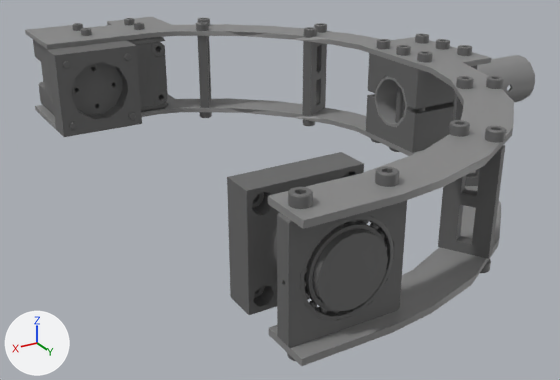
The COLLADA model robots/ninja/urdf/mesh/gimbal_link.dae, before and after one commit.
The view is the same before and after, from a 50 mm camera at (0.259, 0.231, 0.089) aimed at (0.116, -0.009, -0.031). Arrows for +X, +Y and +Z are at lower left; the lights stay in place.

Names of what the first picture shows: 'gimbal_link - 20mm_pipe_clamp_large-11', 'gimbal_link - 20mm_pipe_clamp_large-12', 'gimbal_link - 5inch_duct_connector_passive_shaft-1', 'gimbal_link - 6704_2027-1', 'gimbal_link - CB3-8-1', 'gimbal_link - CB3-8-3', 'gimbal_link - XL-430_new-1 XL-430_new.stp-1 DC11_A01_DUMMY.s', 'gimbal_link - duct_servo_connector-1', 'gimbal_link - dynamixel_holder-1', 'gimbal_link - gimbal_pitch_frame-2', 'gimbal_link - gimbal_pitch_frame-3', 'gimbal_link - gimbal_pitch_frame_spacer_plastic-1', 'gimbal_link - gimbal_pitch_shaft_holder-1', 'gimbal_link - gimbal_roll_shaft_pipe-4'.
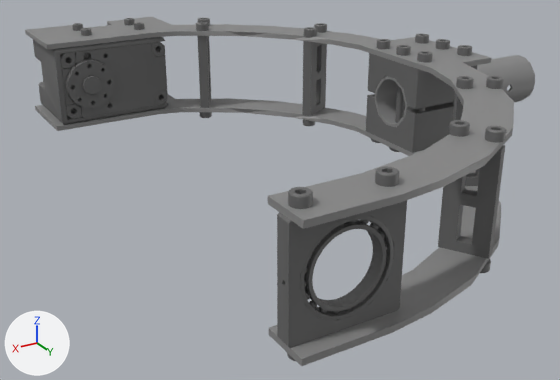
Where the change shows, as pixel boxes (x1, y1, x2, y2) in the pictures (560 x 380 px):
'gimbal_link - 5inch_duct_connector_passive_shaft-1', deleted
    before: (227, 152, 388, 315)
'gimbal_link - duct_servo_connector-1', deleted
    before: (47, 40, 142, 137)
'gimbal_link - CB3-8-3', deleted
    before: (252, 192, 264, 208)
'gimbal_link - CB3-8-1', deleted
    before: (254, 285, 265, 298)
'gimbal_link - XL-430_new-1 XL-430_new.stp-1 DC11_A01_DUMMY.s', unchanged, uncovered by the edit
    before: (41, 43, 167, 108)
    after: (41, 43, 167, 117)
'gimbal_link - dynamixel_holder-1', unchanged, uncovered by the edit
    before: (33, 37, 168, 115)
    after: (33, 37, 168, 124)

The change in detail:
Object 'gimbal_link - duct_servo_connector-1' (ob_gimbal_link___duct_servo_connector_1) is deleted.
Object 'gimbal_link - CB3-8-3' (ob_gimbal_link___cb3_8_3) is deleted.
Object 'gimbal_link - CB3-8-1' (ob_gimbal_link___cb3_8_1) is deleted.
Object 'gimbal_link - 5inch_duct_connector_passive_shaft-1' (ob_gimbal_link___5inch_duct_connector_passive_shaft_1) is deleted.
